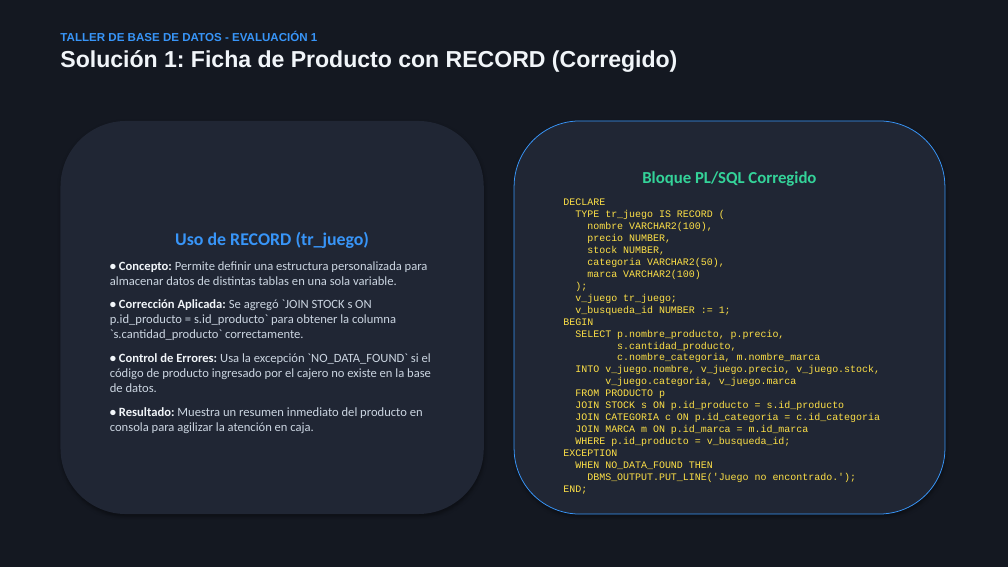
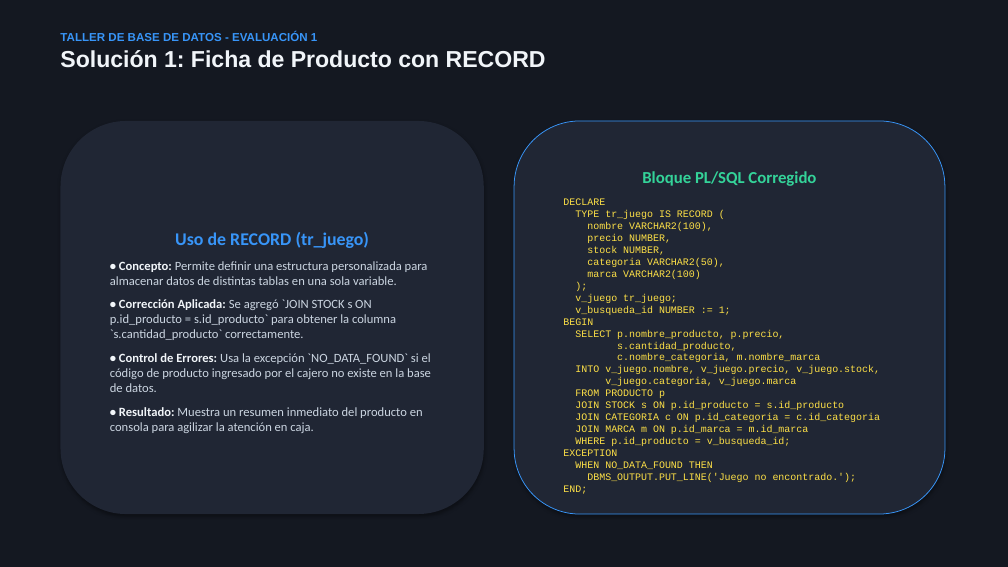
Before and after one commit to ruke-duoc-uc/top_9, a slide deck: slide 4 of Presentacion_Top9_Evaluacion1.pptx. Drawn at 1008x567 pixels with LibreOffice and Linux fonts; fonts in the diff are those of the drawing. Boxes give left, top, right and bottom in pixels: in the first picture for what was removed or moved away, otherwise in the second. Text is boxed around its words. In the diff, an @@ line names an element or a change of style, - is before the commit and + after.

```diff
--- a/Presentacion_Top9_Evaluacion1.pptx
+++ b/Presentacion_Top9_Evaluacion1.pptx
@@ text at (x1=60, y1=50, x2=546, y2=68): text changed @@
-Solución 1: Ficha de Producto con RECORD (Corregido)
+Solución 1: Ficha de Producto con RECORD
```
Also in this commit, not shown: 3 other slides changed.
